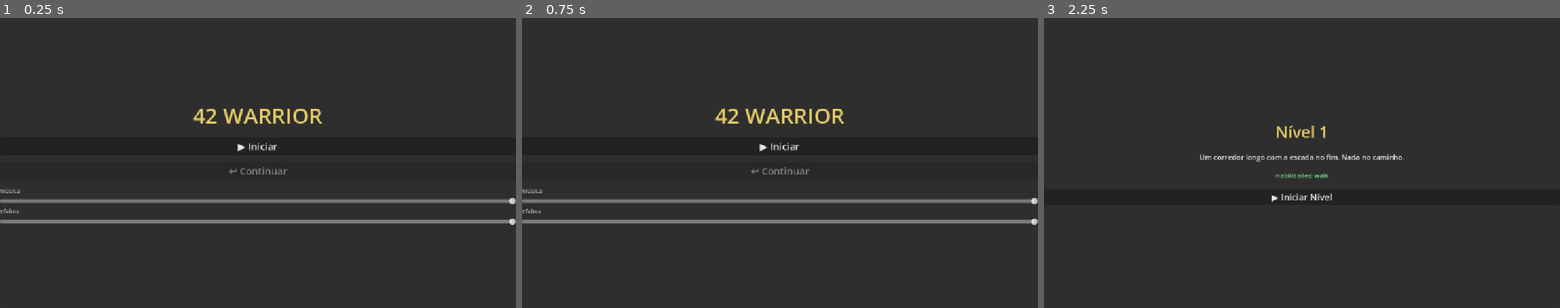
Above: before the commit, frames 1-3 (left to right).
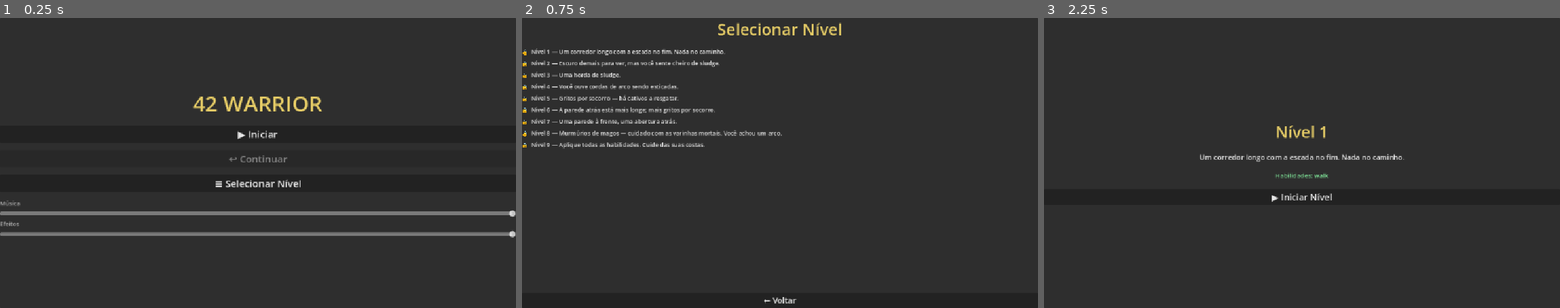
Above: after the commit, the same moments.

Repository: navegar-sistemas/dojo
Game: Godot game, scene res://scenes/main_menu.tscn
Same seed, same stepped clock (60 frames per second), same inputs: the game is played once before the commit and once after it.
Inputs (mouse positions are in pixels of both pictures, inside the frame that each line leads up to):
- Up to frame 1 (0.25 s): no input
- Up to frame 2 (0.75 s): click (780, 183) at 0.5 s, where only the run after the commit has a clickable "≡ Selecionar Nível"
- Up to frame 3 (2.25 s): click (1302, 299) at 1.25 s, where only the run after the commit has a clickable "← Voltar"; click "▶ Iniciar" at 2 s

The runs differ from the first frame. In frame 1, 7.2% of the frame differs, in the area x 0-100%, y 27-76%; in frame 2, 7.0%; in frame 3, nothing differs.

Commit message:
feat(009): level select screen with progress persistence
- LevelProgressStore: per-level status (locked/unlocked/won), best score
  and ace flag, persisted to user://level_progress.cfg
- LevelSelectScreen: lists all 9 levels with status, best score (★ for ace)
  and a Jogar button for unlocked/won levels
- TowerFlow: saves result and unlocks next level on level_won
- MainMenu: adds "Selecionar Nível" button; unlocks level 1 on first start
- 10 new GUT tests (138 total), check.sh green

Diff:
--- /dev/null
+++ b/godot/42warrior/scenes/level_select_screen.tscn
@@ -0,0 +1,34 @@
+[gd_scene load_steps=2 format=3]
+
+[ext_resource type="Script" path="res://src/presentation/level_select_screen.gd" id="1_lvlsel"]
+
+[node name="LevelSelectScreen" type="PanelContainer"]
+script = ExtResource("1_lvlsel")
+anchor_right = 1.0
+anchor_bottom = 1.0
+
+[node name="VBox" type="VBoxContainer" parent="."]
+layout_mode = 2
+alignment = 0
+theme_override_constants/separation = 16
+
+[node name="Title" type="Label" parent="VBox"]
+layout_mode = 2
+text = "Selecionar Nível"
+horizontal_alignment = 1
+theme_override_font_sizes/font_size = 36
+theme_override_colors/font_color = Color(0.9, 0.8, 0.4, 1)
+
+[node name="Scroll" type="ScrollContainer" parent="VBox"]
+layout_mode = 2
+size_flags_vertical = 3
+
+[node name="List" type="VBoxContainer" parent="VBox/Scroll"]
+layout_mode = 2
+size_flags_horizontal = 3
+theme_override_constants/separation = 8
+
+[node name="BackBtn" type="Button" parent="VBox"]
+layout_mode = 2
+text = "← Voltar"
+theme_override_font_sizes/font_size = 18
--- a/godot/42warrior/scenes/main_menu.tscn
+++ b/godot/42warrior/scenes/main_menu.tscn
@@ -27,6 +27,11 @@
 [node name="ContinueBtn" type="Button" parent="VBox"]
 layout_mode = 2
 text = "↩ Continuar"
+theme_override_font_sizes/font_size = 22
+
+[node name="SelectLevelsBtn" type="Button" parent="VBox"]
+layout_mode = 2
+text = "≡ Selecionar Nível"
 theme_override_font_sizes/font_size = 22
 
 [node name="VolumeBox" type="VBoxContainer" parent="VBox"]
--- /dev/null
+++ b/godot/42warrior/src/application/level_progress_store.gd
@@ -0,0 +1,88 @@
+class_name LevelProgressStore
+extends RefCounted
+## Persistência por nível: status (locked/unlocked/won), melhor pontuação e
+## flag ace. Toda escrita em user://; 0 escrita em res://.
+
+const STATUS_LOCKED := "locked"
+const STATUS_UNLOCKED := "unlocked"
+const STATUS_WON := "won"
+
+const _SAVE_PATH := "user://level_progress.cfg"
+const _KEY_STATUS := "status"
+const _KEY_SCORE := "score_best"
+const _KEY_ACE := "is_ace"
+
+
+func level_status(level: int) -> String:
+	return _cfg_get(_section(level), _KEY_STATUS, STATUS_LOCKED)
+
+
+func best_score_for(level: int) -> int:
+	return _cfg_get(_section(level), _KEY_SCORE, 0)
+
+
+func is_ace_for(level: int) -> bool:
+	return _cfg_get(_section(level), _KEY_ACE, false)
+
+
+func unlock_level(level: int) -> void:
+	if level < 1 or level > BeginnerTower.LEVEL_COUNT:
+		return
+	var current := level_status(level)
+	if current != STATUS_LOCKED:
+		return
+	_cfg_set(_section(level), _KEY_STATUS, STATUS_UNLOCKED)
+
+
+func save_result(level: int, score: int, won: bool, p_is_ace: bool) -> void:
+	if level < 1 or level > BeginnerTower.LEVEL_COUNT:
+		return
+	if won:
+		_cfg_set(_section(level), _KEY_STATUS, STATUS_WON)
+		if score > best_score_for(level):
+			_cfg_set(_section(level), _KEY_SCORE, score)
+			_cfg_set(_section(level), _KEY_ACE, p_is_ace)
+		elif p_is_ace and not is_ace_for(level):
+			_cfg_set(_section(level), _KEY_ACE, true)
+
+
+func all_levels_summary() -> Array:
+	var result: Array = []
+	for i: int in range(1, BeginnerTower.LEVEL_COUNT + 1):
+		var status := level_status(i)
+		(
+			result
+			. append(
+				{
+					"index": i,
+					"status": status,
+					"score_best": best_score_for(i) if status == STATUS_WON else 0,
+					"is_ace": is_ace_for(i),
+					"description": BeginnerTower.definition(i).description,
+				}
+			)
+		)
+	return result
+
+
+func reset() -> void:
+	if FileAccess.file_exists(_SAVE_PATH):
+		DirAccess.remove_absolute(_SAVE_PATH)
+
+
+func _section(level: int) -> String:
+	return "L%d" % level
+
+
+func _cfg_get(section: String, key: String, default: Variant) -> Variant:
+	var cfg := ConfigFile.new()
+	if cfg.load(_SAVE_PATH) != OK:
+		return default
+	return cfg.get_value(section, key, default)
+
+
+func _cfg_set(section: String, key: String, value: Variant) -> void:
+	var cfg := ConfigFile.new()
+	cfg.load(_SAVE_PATH)
+	cfg.set_value(section, key, value)
+	cfg.save(_SAVE_PATH)
--- /dev/null
+++ b/godot/42warrior/src/presentation/level_select_screen.gd
@@ -0,0 +1,68 @@
+class_name LevelSelectScreen
+extends PanelContainer
+## Tela de seleção de níveis: lista os 9 níveis com status e melhor pontuação.
+## Acessada pelo menu principal (RF-090). Usa LevelProgressStore para leitura.
+
+var _store := LevelProgressStore.new()
+
+@onready var _list: VBoxContainer = $VBox/Scroll/List
+@onready var _back_btn: Button = $VBox/BackBtn
+
+
+func _ready() -> void:
+	_back_btn.pressed.connect(_on_back)
+	_populate()
+
+
+func _populate() -> void:
+	for child in _list.get_children():
+		child.queue_free()
+	for entry: Dictionary in _store.all_levels_summary():
+		_list.add_child(_build_row(entry))
+
+
+func _build_row(entry: Dictionary) -> Control:
+	var hbox := HBoxContainer.new()
+	hbox.add_theme_constant_override("separation", 8)
+
+	var lbl := Label.new()
+	var status: String = entry["status"]
+	var icon := (
+		"🔒 "
+		if status == LevelProgressStore.STATUS_LOCKED
+		else "✓ " if status == LevelProgressStore.STATUS_WON else "• "
+	)
+	lbl.text = "%s Nível %d — %s" % [icon, entry["index"], entry["description"]]
+	lbl.size_flags_horizontal = Control.SIZE_EXPAND_FILL
+	lbl.add_theme_font_size_override("font_size", 13)
+	hbox.add_child(lbl)
+
+	if status == LevelProgressStore.STATUS_WON:
+		var score_lbl := Label.new()
+		var ace_mark := " ★" if entry["is_ace"] else ""
+		score_lbl.text = "%d pts%s" % [entry["score_best"], ace_mark]
+		score_lbl.add_theme_color_override("font_color", Color(0.9, 0.8, 0.4))
+		score_lbl.add_theme_font_size_override("font_size", 13)
+		hbox.add_child(score_lbl)
+
+	if status != LevelProgressStore.STATUS_LOCKED:
+		var btn := Button.new()
+		btn.text = "Jogar"
+		btn.add_theme_font_size_override("font_size", 12)
+		var level_index: int = entry["index"]
+		btn.pressed.connect(func() -> void: _on_select(level_index))
+		hbox.add_child(btn)
+
+	return hbox
+
+
+func _on_select(level_index: int) -> void:
+	var flow: Node = get_node_or_null("/root/TowerFlow")
+	if flow:
+		flow.start(level_index)
+
+
+func _on_back() -> void:
+	var screen_mgr: Node = get_node_or_null("/root/ScreenManager")
+	if screen_mgr:
+		screen_mgr.change_to("res://scenes/main_menu.tscn")
--- a/godot/42warrior/src/presentation/main_menu.gd
+++ b/godot/42warrior/src/presentation/main_menu.gd
@@ -8,6 +8,7 @@
 
 @onready var _start_btn: Button = $VBox/StartBtn
 @onready var _continue_btn: Button = $VBox/ContinueBtn
+@onready var _select_btn: Button = $VBox/SelectLevelsBtn
 @onready var _music_slider: HSlider = $VBox/VolumeBox/MusicSlider
 @onready var _sfx_slider: HSlider = $VBox/VolumeBox/SfxSlider
 
@@ -16,6 +17,7 @@
 	_store = ProgressStore.new()
 	_start_btn.pressed.connect(_on_start_pressed)
 	_continue_btn.pressed.connect(_on_continue_pressed)
+	_select_btn.pressed.connect(_on_select_levels_pressed)
 	_continue_btn.disabled = not _store.has_save()
 	_music_slider.value = _store.vol_music()
 	_sfx_slider.value = _store.vol_sfx()
@@ -24,11 +26,18 @@
 
 
 func _on_start_pressed() -> void:
+	LevelProgressStore.new().unlock_level(1)
 	var flow: Node = get_node_or_null("/root/TowerFlow")
 	if flow:
 		flow.start(1)
 	else:
 		start_requested.emit(1)
+
+
+func _on_select_levels_pressed() -> void:
+	var screen_mgr: Node = get_node_or_null("/root/ScreenManager")
+	if screen_mgr:
+		screen_mgr.change_to("res://scenes/level_select_screen.tscn")
 
 
 func _on_continue_pressed() -> void:
--- a/godot/42warrior/src/presentation/tower_flow.gd
+++ b/godot/42warrior/src/presentation/tower_flow.gd
@@ -3,6 +3,7 @@
 ## menu → transição → jogo → resultado → (próximo / créditos).
 
 var _store := ProgressStore.new()
+var _level_store := LevelProgressStore.new()
 var _current_level := 1
 var _last_score_total := 0
 var _last_turns := 0
@@ -37,8 +38,10 @@
 	_last_turns = turns
 	_last_is_ace = is_ace
 	_last_won = true
+	_level_store.save_result(_current_level, score_total, true, is_ace)
 	if _current_level < BeginnerTower.LEVEL_COUNT:
 		_store.save_level(_current_level + 1)
+		_level_store.unlock_level(_current_level + 1)
 	if _current_level >= BeginnerTower.LEVEL_COUNT:
 		ScreenManager.change_to("res://scenes/tower_complete.tscn")
 	else:
--- /dev/null
+++ b/godot/42warrior/test/application/test_level_progress_store.gd
@@ -0,0 +1,70 @@
+extends GutTest
+## Cobre LevelProgressStore: status, max score, ace, desbloqueio.
+
+var _store: LevelProgressStore
+
+
+func before_each() -> void:
+	_store = LevelProgressStore.new()
+	_store.reset()
+
+
+func after_all() -> void:
+	LevelProgressStore.new().reset()
+
+
+func test_status_inicial_e_locked() -> void:
+	assert_eq(_store.level_status(1), LevelProgressStore.STATUS_LOCKED)
+
+
+func test_unlock_level_muda_para_unlocked() -> void:
+	_store.unlock_level(1)
+	assert_eq(_store.level_status(1), LevelProgressStore.STATUS_UNLOCKED)
+
+
+func test_save_result_won_muda_para_won() -> void:
+	_store.save_result(1, 50, true, false)
+	assert_eq(_store.level_status(1), LevelProgressStore.STATUS_WON)
+
+
+func test_save_result_lost_nao_muda_status() -> void:
+	_store.save_result(1, 0, false, false)
+	assert_eq(_store.level_status(1), LevelProgressStore.STATUS_LOCKED)
+
+
+func test_score_maximo_preservado_ao_perder_run_pior() -> void:
+	_store.save_result(1, 80, true, false)
+	_store.save_result(1, 40, true, false)
+	assert_eq(_store.best_score_for(1), 80, "score pior nao sobrescreve o maximo")
+
+
+func test_score_maximo_atualizado_ao_ganhar_run_melhor() -> void:
+	_store.save_result(1, 50, true, false)
+	_store.save_result(1, 90, true, false)
+	assert_eq(_store.best_score_for(1), 90, "score melhor atualiza o maximo")
+
+
+func test_ace_preservado_se_nova_run_nao_e_ace() -> void:
+	_store.save_result(1, 100, true, true)
+	_store.save_result(1, 60, true, false)
+	assert_true(_store.is_ace_for(1), "ace nao e perdido por run pior")
+
+
+func test_unlock_nivel_invalido_nao_causa_erro() -> void:
+	_store.unlock_level(0)
+	_store.unlock_level(10)
+	assert_true(true, "sem crash em indices invalidos")
+
+
+func test_all_levels_summary_retorna_9_itens() -> void:
+	var summary: Array = _store.all_levels_summary()
+	assert_eq(summary.size(), 9)
+
+
+func test_all_levels_summary_tem_campos_obrigatorios() -> void:
+	var item: Dictionary = _store.all_levels_summary()[0]
+	assert_has(item, "index")
+	assert_has(item, "status")
+	assert_has(item, "score_best")
+	assert_has(item, "is_ace")
+	assert_has(item, "description")
Not shown, added: godot/42warrior/src/application/level_progress_store.gd.uid
Not shown, added: godot/42warrior/src/presentation/level_select_screen.gd.uid
Not shown, added: godot/42warrior/test/application/test_level_progress_store.gd.uid
